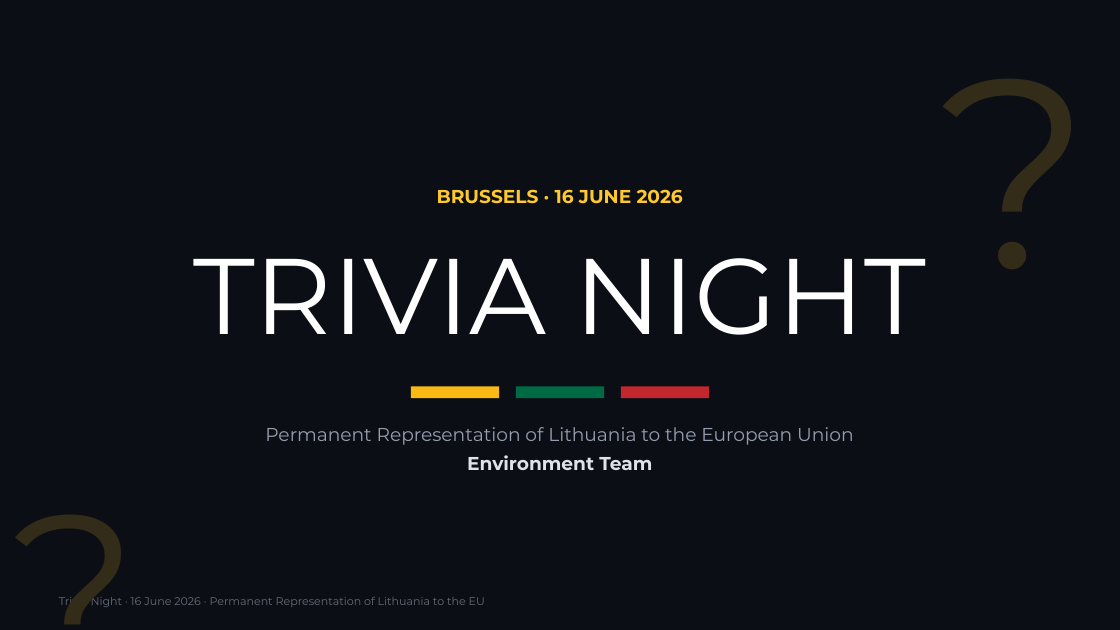
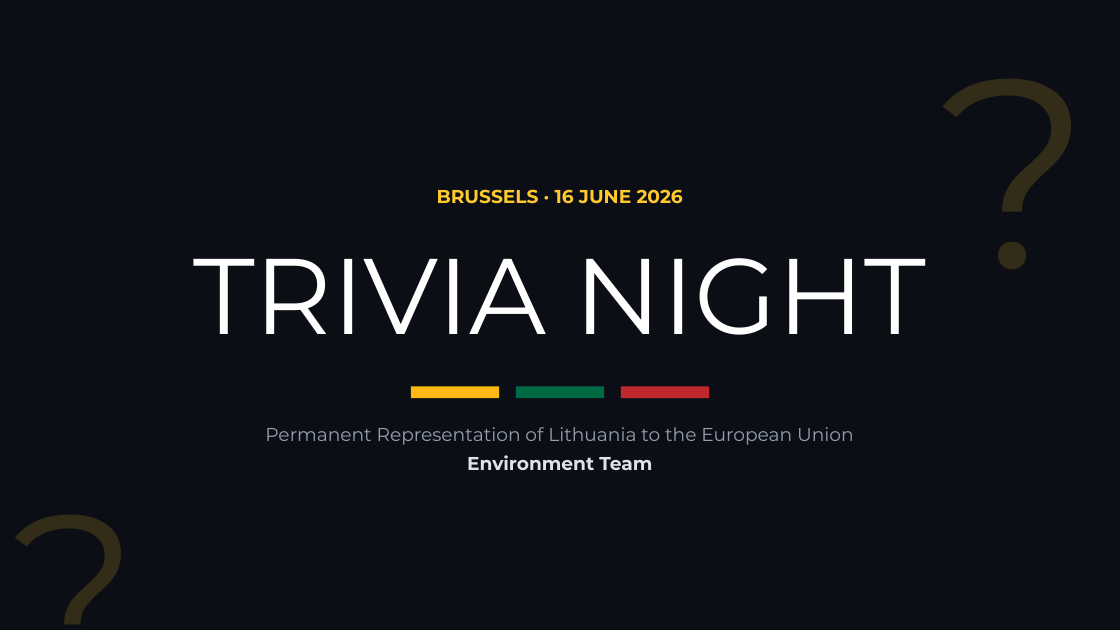
Before and after one commit to splice11/protmusis, a slide deck: slide 1 of Trivia_Night_2026-06-16.pptx. Drawn at 1120x630 pixels with LibreOffice and Linux fonts; fonts in the diff are those of the drawing. Boxes give left, top, right and bottom in pixels: in the first picture for what was removed or moved away, otherwise in the second. Text is boxed around its words. In the diff, an @@ line names an element or a change of style, - is before the commit and + after.

```diff
--- a/Trivia_Night_2026-06-16.pptx
+++ b/Trivia_Night_2026-06-16.pptx
@@ text removed at [59, 597, 485, 607] @@
-Trivia Night · 16 June 2026 · Permanent Representation of Lithuania to the EU
```
Also in this commit, not shown: 5 other files.
